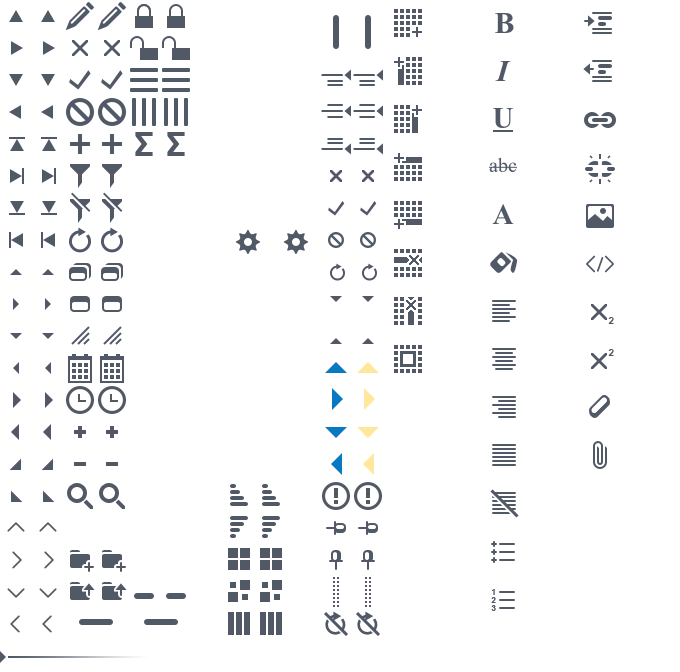
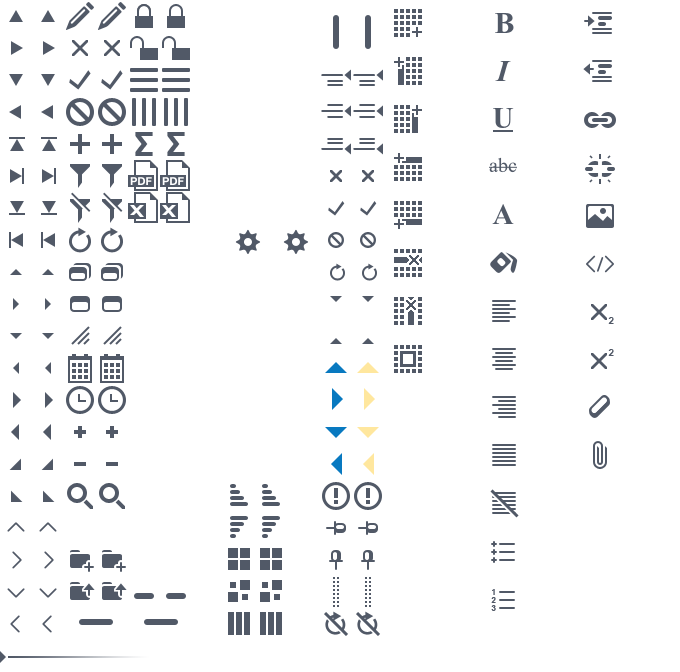
The second 680px x 672px image is a revision of the first. Changes to its layers:
added group "Export" with 4 layers above "Cols" over (128, 160, 190, 223)
added layer "excel hover" in group "Export" over (160, 192, 190, 223)
added layer "excel" in group "Export" over (128, 192, 158, 223)
added layer "pdf hover" in group "Export" over (160, 160, 190, 191)
added layer "pdf" in group "Export" over (128, 160, 158, 191)
